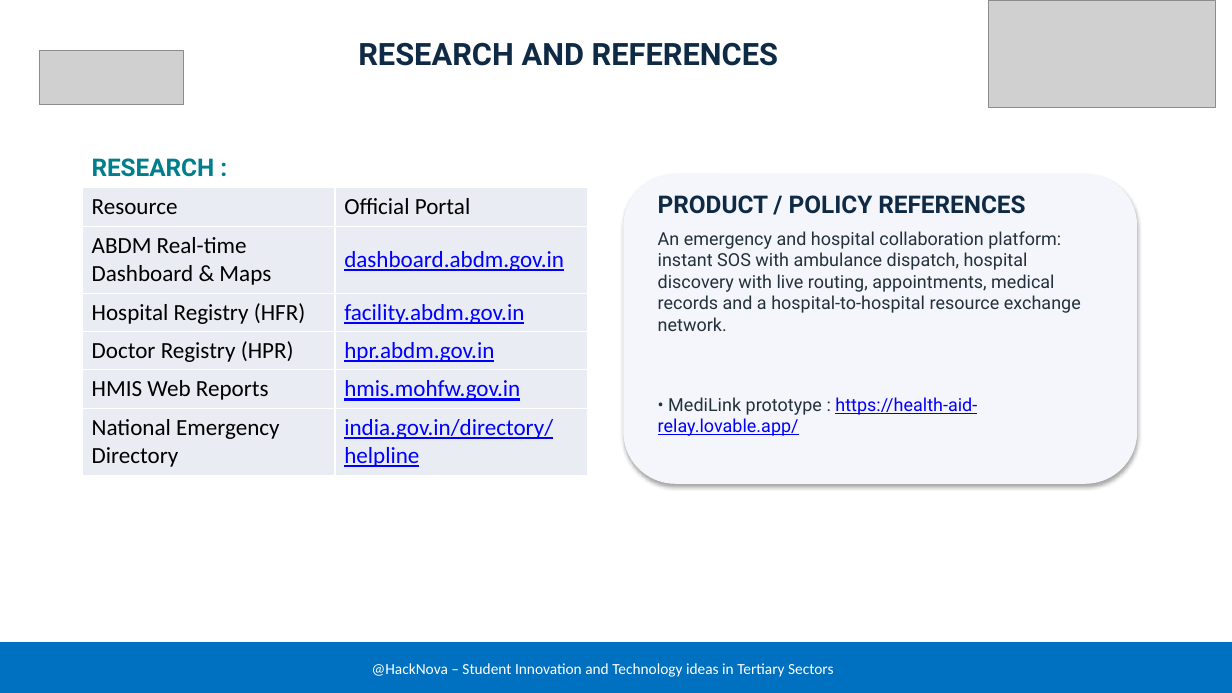
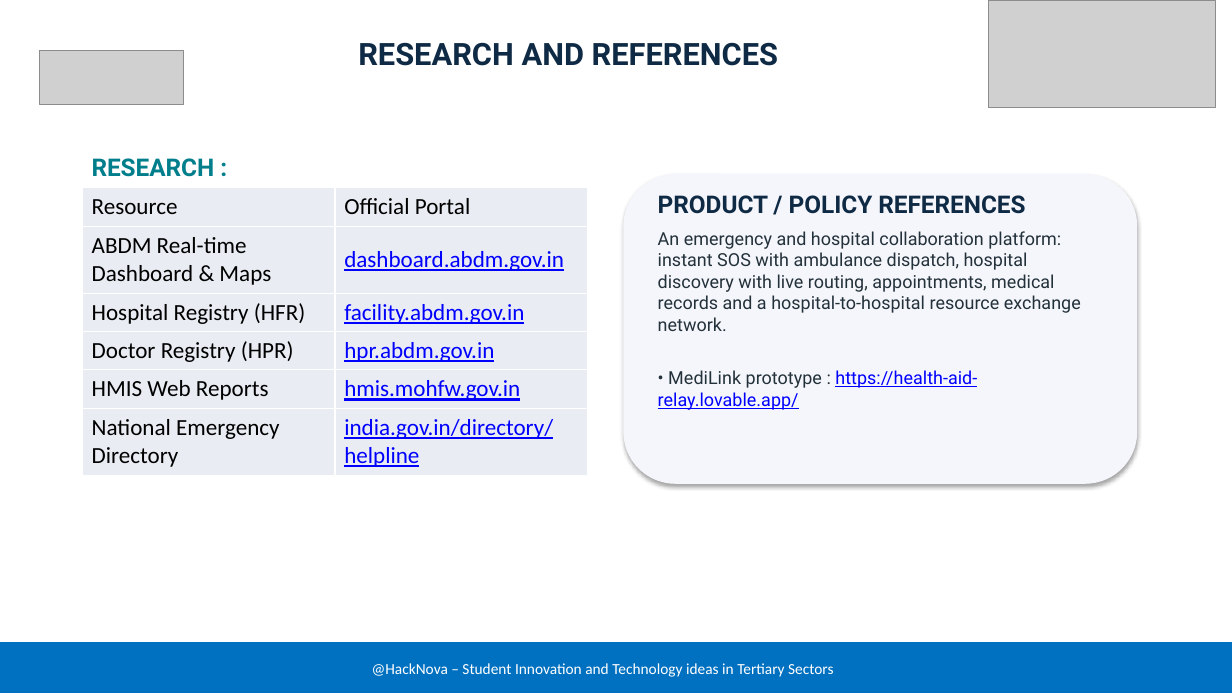
Before and after one commit to Balaharshith18/First-Hackathon-Sih-2026-, a slide deck: slide 6 of HackNova.pptx. Drawn at 1232x693 pixels with LibreOffice and Linux fonts; fonts in the diff are those of the drawing; grey boxes stand for pictures. Boxes give left, top, right and bottom in pixels: in the first picture for what was removed or moved away, otherwise in the second. Text is boxed around its words. In the diff, an @@ line names an element or a change of style, - is before the commit and + after.

```diff
--- a/HackNova.pptx
+++ b/HackNova.pptx
@@ text "An emergency and hospital collaboration ..." rewrapped from (658,231,1081,436) to (658,231,1081,410) @@
```
Also in this commit, not shown: 2 other slides changed.
